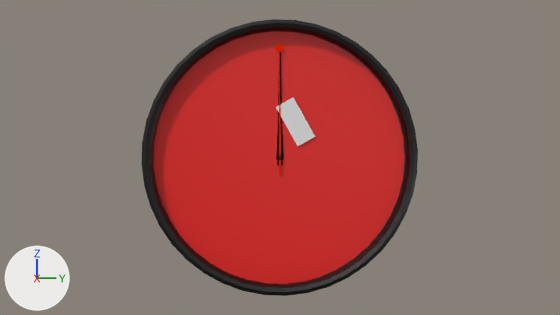
What one commit did to the Blender file elijah.blend.
Both versions are drawn from the file's camera 'Camera'. The lights are fixed; the arrows at lower left show +X, +Y and +Z.

Names of what the first picture shows: 'Circle.016', 'only stick figure', 'second', 'time markers'.
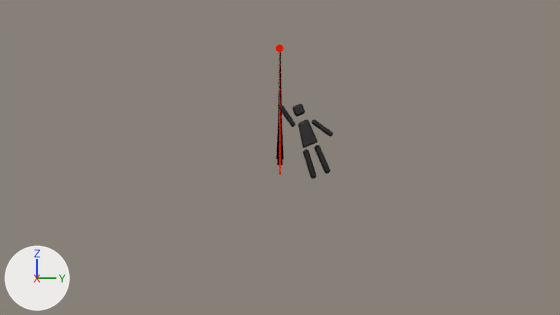
Pixel boxes (x1, y1, x2, y2) of what changed, in the pictures (560 x 315 px):
'time markers', deleted
    before: (153, 31, 405, 284)
'Circle.016', deleted
    before: (142, 19, 418, 296)
'only stick figure', deleted
    before: (276, 98, 315, 146)
'body', added
    after: (298, 120, 318, 148)
'Cube.004', added
    after: (303, 149, 316, 179)
'Cube.005', added
    after: (314, 145, 330, 174)
'Cube.003', added
    after: (311, 119, 333, 137)
'Cube.006', added
    after: (279, 105, 296, 127)
'Cube.001', added
    after: (292, 104, 305, 117)

What changed in the scene script:
```text
Add me_cube_001:
    me_cube_001.from_pydata([(-1.0, -1.0, -1.0), (-1.53, -1.12, 3.77), (-1.0, 1.0, -1.0), (-1.53, 1.94, 3.77), (1.0, -1.0, -1.0), (1.53, -1.12, 3.77), (1.0, 1.0, -1.0), (1.53, 1.94, 3.77)], [], [(0, 1, 3, 2), (2, 3, 7, 6), (6, 7, 5, 4), (4, 5, 1, 0), (2, 6, 4, 0), (7, 3, 1, 5)])
    me_cube_001.materials.append(mat_clock_base)  # black #000000
Remove ob_time_markers:
    ob_time_markers = bpy.data.objects.new('time markers', me_circle_000)
Remove ob_circle_016:
    ob_circle_016 = bpy.data.objects.new('Circle.016', me_circle_006)
Remove ob_only_stick_figure:
    ob_only_stick_figure = bpy.data.objects.new('only stick figure', me_only_stick_figure)
Add ob_cube_006:
    ob_cube_006 = bpy.data.objects.new('Cube.006', me_cube_009)  # a box spanning x -0.48..0.48, y -0.48..0.48, z -0.48..4.2; in mat_clock_base (black #000000); modifiers BEVEL
    ob_cube_006.parent = ob_body
    ob_cube_006.location = (0.206, 0.00259, 0.06)
    ob_cube_006.rotation_euler = (-2.925, 0.0, 0.0)  # degrees (-168, 0, 0)
    ob_cube_006.scale = (-0.0171, -0.0171, -0.0171)
Add ob_body:
    ob_body = bpy.data.objects.new('body', me_cube_001)  # modifiers BEVEL
    ob_body.parent = ob_empty_002
    ob_body.location = (-0.00272, 0.0797, 0.101)
    ob_body.rotation_euler = (0.387, 0.0, 0.0)  # degrees (22, 0, 0)
    ob_body.scale = (-0.0171, -0.0171, -0.0171)
Add ob_empty_002:
    ob_empty_002 = bpy.data.objects.new('Empty.002', None)
    ob_empty_002.parent = ob_hour
    ob_empty_002.location = (-0.00575, 0.0, 0.166)
Add ob_cube_005:
    ob_cube_005 = bpy.data.objects.new('Cube.005', me_cube_009.copy())  # modifiers BEVEL
    ob_cube_005.parent = ob_body
    ob_cube_005.location = (0.206, 0.0466, -0.0419)
    ob_cube_005.rotation_euler = (0.0231, 0.0, 0.0)  # degrees (1.3, 0, 0)
    ob_cube_005.scale = (-0.0206, -0.0206, -0.0206)
Add ob_cube_004:
    ob_cube_004 = bpy.data.objects.new('Cube.004', me_cube_009.copy())  # modifiers BEVEL
    ob_cube_004.parent = ob_body
    ob_cube_004.location = (0.206, 0.00756, -0.041)
    ob_cube_004.rotation_euler = (-0.0863, 0.0, 0.0)  # degrees (-4.9, 0, 0)
    ob_cube_004.scale = (-0.0206, -0.0206, -0.0206)
Add ob_cube_003:
    ob_cube_003 = bpy.data.objects.new('Cube.003', me_cube_009.copy())  # modifiers BEVEL
    ob_cube_003.parent = ob_body
    ob_cube_003.location = (0.206, 0.0685, 0.0395)
    ob_cube_003.rotation_euler = (0.561, 0.0, 0.0)  # degrees (32, 0, 0)
    ob_cube_003.scale = (-0.0171, -0.0171, -0.0171)
Add ob_cube_001:
    ob_cube_001 = bpy.data.objects.new('Cube.001', me_cube)  # a box spanning x -1.0..1.0, y -1.0..1.0, z -1.0..1.0; in mat_clock_base (black #000000); modifiers BEVEL
    ob_cube_001.parent = ob_body
    ob_cube_001.location = (0.206, 0.0369, 0.0943)
    ob_cube_001.scale = (-0.0171, -0.0171, -0.0171)
```
